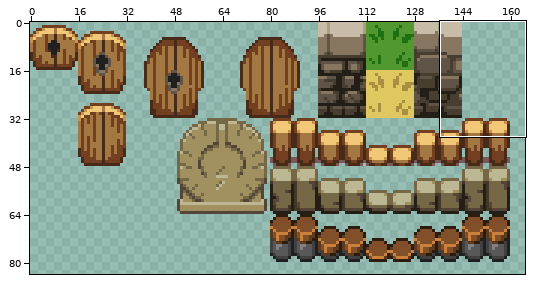
Edited in one commit: sprite sheet (data/sprites/entities/door_npcs.png). Above: a wide view before the commit, with the close-up outlined.
Close-up. Before the edit:
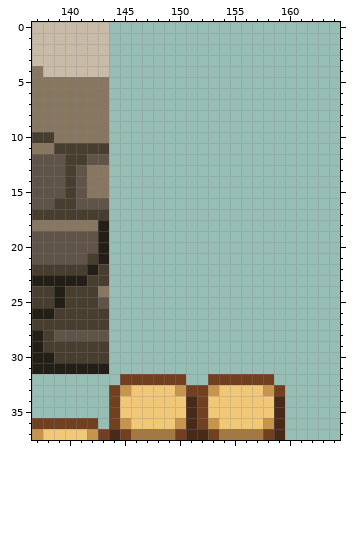
The file is 176x96 pixels. Colours within 5 levels of each other are drawn and written as one. Shown: x 137..164, y 0..37. The wide view leaves out empty margins.
After:
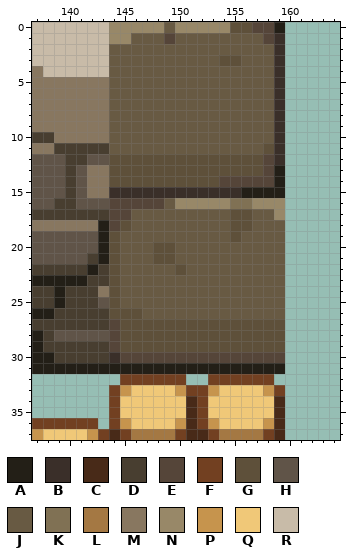
Palette (. is transparent): A #231f17  B #3a2f29  C #482a18  D #483e30  E #554539  F #724021  G #5e503a  H #605448  J #685a43  K #807154  L #a47843  M #887760  N #988868  P #c6944d  Q #f0c878  R #c8bba8
What changed:
@@ x 137..164 @@
- 0 RRRRRRR.....................
- 1 RRRRRRR.....................
- 2 RRRRRRR.....................
- 3 RRRRRRR.....................
- 4 MRRRRRR.....................
- 5 MMMMMMM.....................
- 6 MMMMMMM.....................
- 7 MMMMMMM.....................
- 8 MMMMMMM.....................
- 9 MMMMMMM.....................
-10 DDMMMMM.....................
-11 MMDDDDD.....................
-12 HHHDDHH.....................
-13 HHHDHMM.....................
-14 HHHDHMM.....................
-15 HHHDHMM.....................
-16 HHDDHHH.....................
-17 DDDDDDD.....................
-18 MMMMMMA.....................
-19 HHHHHHA.....................
-20 HHHHHHA.....................
-21 HHHHHDA.....................
-22 DDDDDAD.....................
-23 AAAAADD.....................
-24 DDADDDM.....................
-25 DDADDDH.....................
-26 AADDDDD.....................
-27 DDDDDDD.....................
-28 ADHHHHH.....................
-29 ADDDDDD.....................
-30 AADDDDD.....................
-31 AAAAAAA.....................
+ 0 RRRRRRRNNNNNJNNNNNGGEEA.....
+ 1 RRRRRRRNNJJJEJJJJJJJJEB.....
+ 2 RRRRRRRJJJJJJJJJJJJJJJB.....
+ 3 RRRRRRRJJJJJJJJJJGGJJJB.....
+ 4 MRRRRRRJJJJJJJJJJJJJJJB.....
+ 5 MMMMMMMJJJJJJJJJJJJJJJB.....
+ 6 MMMMMMMJJJJJJJJJJJJJJJB.....
+ 7 MMMMMMMJJJJJJJJJJJJJJJB.....
+ 8 MMMMMMMJJJJJJJJJJJJJJJB.....
+ 9 MMMMMMMJJJJJJJJJJJJJJJB.....
+10 DDMMMMMJJJJJJJJJJJJJJJB.....
+11 MMDDDDDJJJJJJJJJJJJJJGB.....
+12 HHHDDHHGGGGGGGGGGGGGGEB.....
+13 HHHDHMMGGGGGGGGGGGGGGEA.....
+14 HHHDHMMGGGGGGGGGGEEEEEA.....
+15 HHHDHMMBBBBBBBBBBBBAAAA.....
+16 HHDDHHHEEEEEJNNNNNKKNNN.....
+17 DDDDDDDEEJJJJJJJJJGGJJN.....
+18 MMMMMMAEGJJJJJJJJJGGJJJ.....
+19 HHHHHHAGJJJJJJJJJJGJJJJ.....
+20 HHHHHHAGJJJGGJJJJJJJJJJ.....
+21 HHHHHDAGJJJGGJJJJJJJJJJ.....
+22 DDDDDADGJJJJJGJJJJJJJJJ.....
+23 AAAAADDGJJJJJJJJJJJJJJJ.....
+24 DDADDDMGJJJJJJJJJJJJJJJ.....
+25 DDADDDHGJJJJJJJJJJJJJJJ.....
+26 AADDDDDGGGJJJJJJJJJJJJJ.....
+27 DDDDDDDEGGGGGGGGGGGGGGG.....
+28 ADHHHHHEGGGGGGGGGGGGGGG.....
+29 ADDDDDDEGGGGGGGGGGGGGGG.....
+30 AADDDDDBEEEEEEEEEEEEEEE.....
+31 AAAAAAAAAAAAAAAAAAAAAAA.....
 32 ........FFFFFF..FFFFFF......
Boxes around the changes in both close-ups, in picture pixels (x1, y1, x2, y2):
added: (109, 22, 285, 374)
